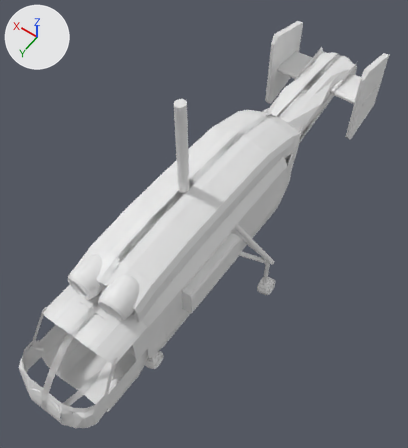
An edit to the Blender file source/Kamov.blend, drawn before and after from the same camera.
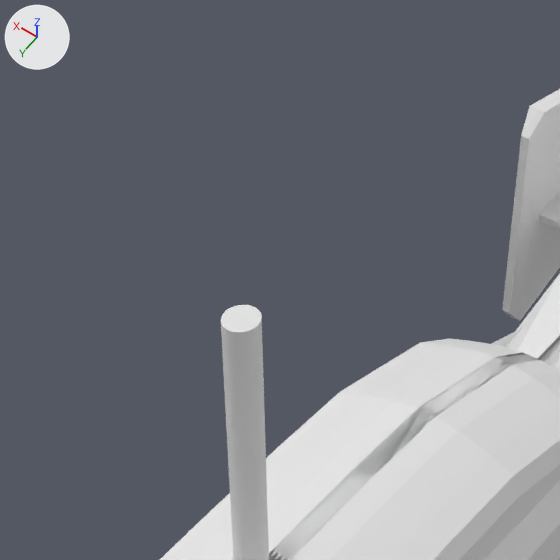
Each version is shown whole from a 50 mm lens placed at (-3.39, 0.32, 6.86), pointed at (-0.15, -4.22, -0.27), then close up on the part from 25% to 70% of the width and 0% to 41% of the height. The lights are fixed; the arrows at upper left show +X, +Y and +Z.
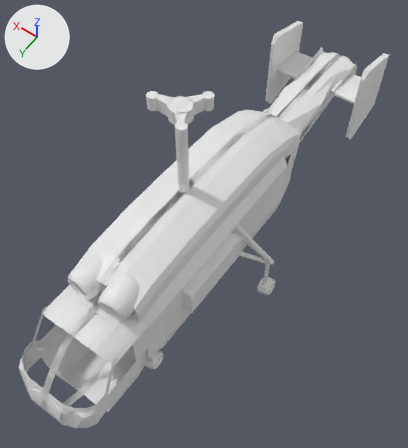
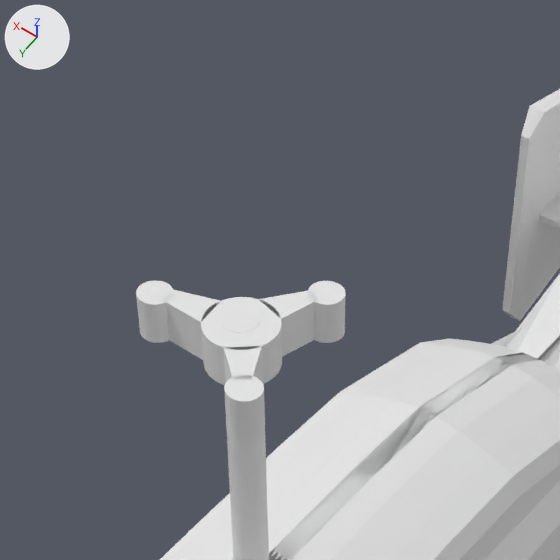
Where the change shows, as pixel boxes (x1, y1, x2, y2) in the close-ups (560 x 560 px):
'Cylinder.002', added: after (136, 280, 346, 439)

Diff of the bpy script that builds the scene:
```diff
--- a/source/Kamov.blend.py
+++ b/source/Kamov.blend.py
@@ me_cylinder_001 @@
+me_cylinder_001.from_pydata(...)  # 270 vertices, 146 faces; spans x -1.0..9.2, y -9.65..1.0, z -1.0..1.0
@@ ob_cylinder_002 @@
+ob_cylinder_002 = bpy.data.objects.new('Cylinder.002', me_cylinder_001)
+ob_cylinder_002.location = (-0.221, -3.655, 2.166)
+ob_cylinder_002.scale = (0.0779, 0.0752, 0.0999)
```
